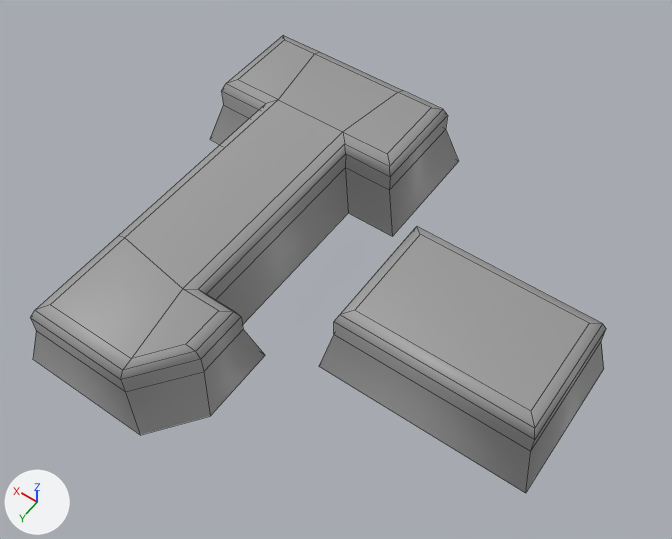
An edit to the FBX model Assets/- Asset Store/Custom/Numbers/Number_Minus1.fbx, drawn before and after from the same camera.
Rendered twice from a 50 mm camera at (-0.232, 0.338, 0.6) aimed at (0.009, 0.0, 0.069). The axes (+X, +Y, +Z) are drawn at lower left. The lights are the same throughout. Mesh edges are drawn as thin lines. Where no turn or scale is listed for an object, it has been applied to the vertices.

Objects in the first picture: 'Number_Minus1'.
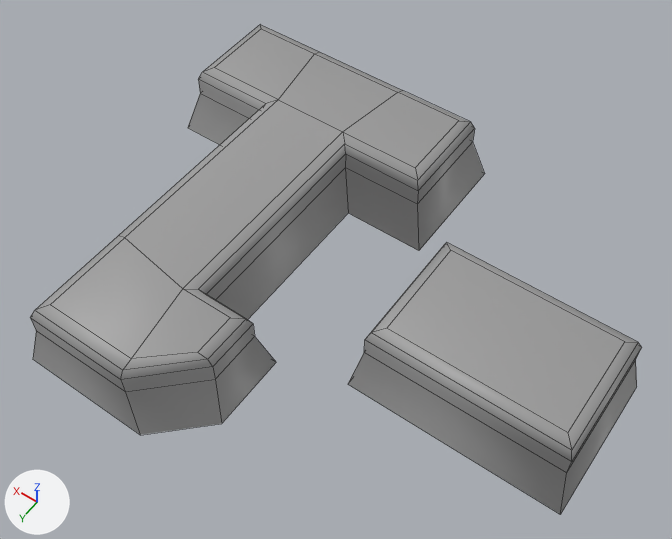
The change, as JSON lines over the scene's bpy script:
```json
{"block": "me_cube_001", "where": "me_cube_001.from_pydata(...)  # 90 vertices, 79 faces; spans x -0.183..0.194, y -0.174..0.171, z 0.037..0.1"}
{"block": "me_cube_001", "where": "# used by ob_number_minus1; location = (0.0, 0.0, 0.0)"}
{"block": "me_cube_001", "change": "me_cube_001 part 1: the loose piece of 20 vertices spanning x -0.183..-0.017, y -0.058..0.058, z 0.037..0.1 is moved by (-0.025, 0.0, 0.0)"}
{"block": "me_cube_001", "change": "me_cube_001 part 2: all 10 vertices in x 0.019..0.037, y 0.073..0.133, z 0.037..0.1 are moved by (-0.01, 0.0, 0.0)"}
{"block": "me_cube_001", "change": "me_cube_001 part 3: all 10 vertices in x 0.006..0.027, y -0.174..-0.072, z 0.038..0.1 are moved by (-0.025, 0.0, 0.0)"}
{"block": "me_cube_001", "change": "me_cube_001 part 4: all 10 vertices in x 0.173..0.194, y -0.174..-0.072, z 0.038..0.1 are moved by (0.025, 0.0, 0.0)"}
```

Pixel boxes [x1, y1, x2, y2] of what changed, in the pictures (672 x 539 px; the box of a moved part takes in the faces that stretch with it):
```json
{"object": "Number_Minus1", "change": "reshaped", "before": [31, 35, 606, 493], "after": [31, 25, 642, 514], "on screen": "6% wider, 7% taller"}
{"part": 1, "of": "me_cube_001", "change": "moved or reshaped", "before": [319, 227, 606, 493], "after": [348, 242, 642, 514]}
{"part": 2, "of": "me_cube_001", "change": "moved or reshaped", "before": [121, 289, 265, 435], "after": [121, 289, 276, 435]}
{"part": 3, "of": "me_cube_001", "change": "moved or reshaped", "before": [343, 91, 459, 236], "after": [343, 91, 485, 251]}
{"part": 4, "of": "me_cube_001", "change": "moved or reshaped", "before": [210, 35, 319, 145], "after": [188, 25, 319, 145]}
```
